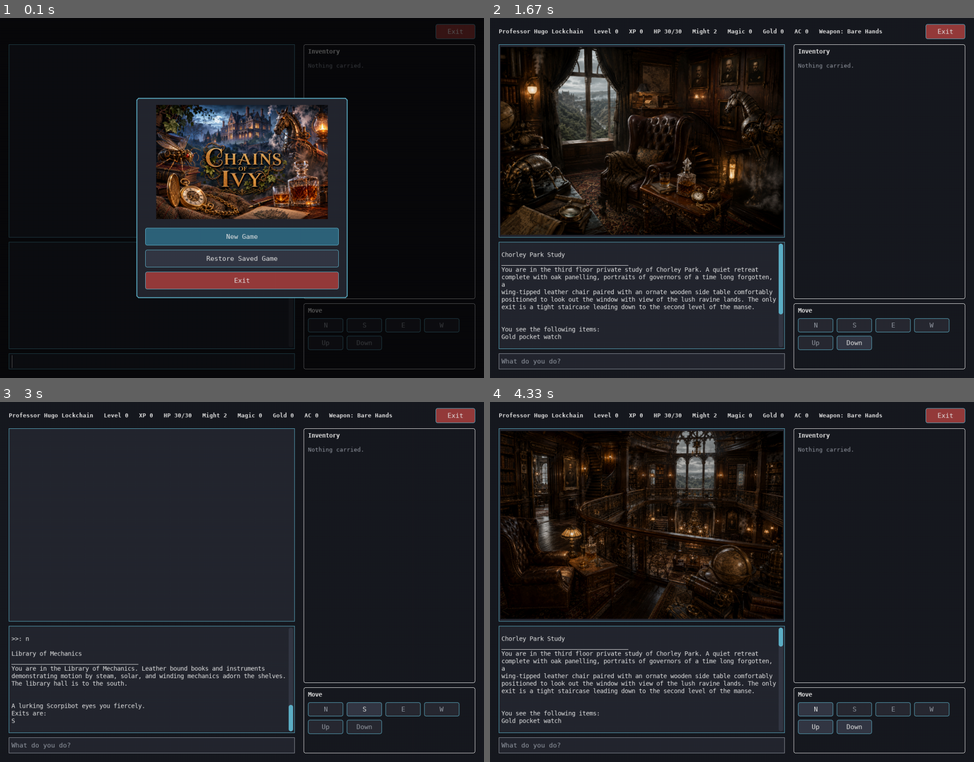
Above: before the commit, frames 1-4 (two rows, left to right).
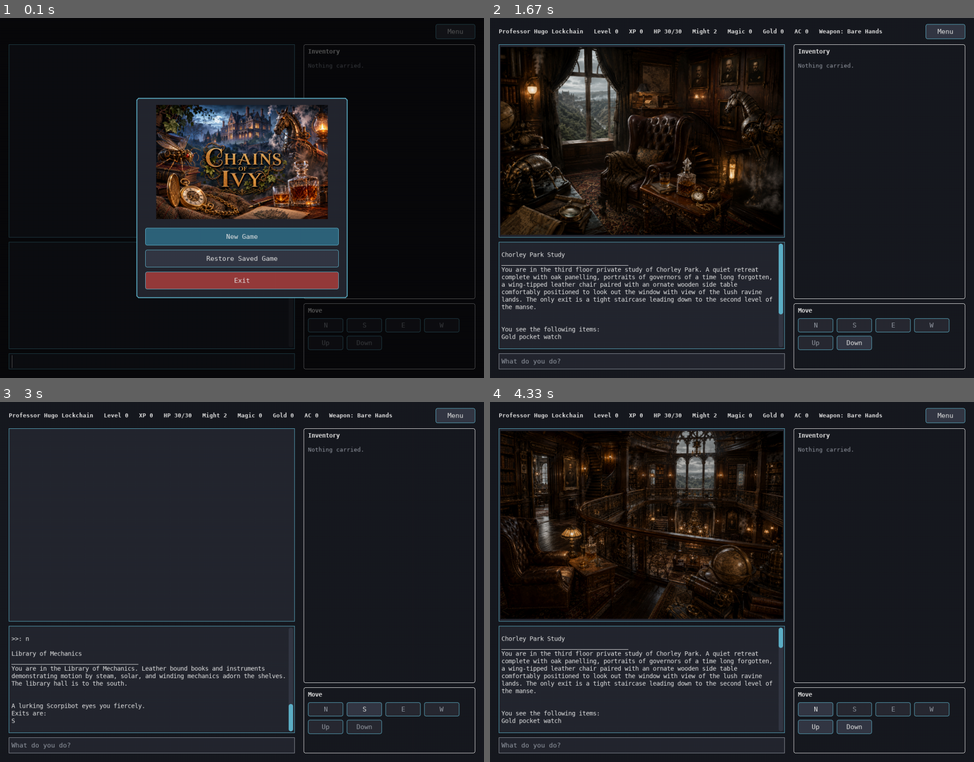
Above: after the commit, the same moments.

Repository: pkokosielis/Chains-of-Ivy
Game: pygame game, started from pygame_main.py
The game is run twice, just before and just after one commit, with the same random seed, the same clock (stepped at 60 frames per second) and the same inputs.
Inputs (mouse positions are in pixels of both pictures, inside the frame that each line leads up to):
- Up to frame 1 (0.1 s): no input
- Up to frame 2 (1.67 s): click "New Game" at 0.38 s; type "ann" at 0.67 s; tap Enter at 1 s; press the mouse at (780, 313) at 1.25 s; move the mouse to (765, 201) at 1.35 s; release the mouse at (756, 90) at 1.48 s
- Up to frame 3 (3 s): click "Down" at 2.15 s; press the mouse at (150, 744) at 2.47 s; move the mouse to (140, 729) at 2.57 s; release the mouse at (125, 718) at 2.7 s; press the mouse at (324, 708) at 2.8 s; move the mouse to (309, 578) at 2.9 s
- Up to frame 4 (4.33 s): release the mouse at (780, 448) at 3.03 s; press the mouse at (780, 679) at 3.13 s; move the mouse to (814, 596) at 3.23 s; release the mouse at (848, 513) at 3.37 s; press the mouse at (780, 679) at 3.47 s; move the mouse to (799, 614) at 3.57 s; release the mouse at (819, 553) at 3.7 s; press the mouse at (853, 708) at 3.8 s; move the mouse to (741, 700) at 3.9 s; release the mouse at (625, 693) at 4.03 s; press the mouse at (780, 722) at 4.13 s; move the mouse to (770, 603) at 4.23 s

The runs differ from the first frame. In frame 1, 0.3% of the frame differs, in the area x 90-99%, y 1-6%; in frame 2, 1.7%; in frame 3, 0.3%; in frame 4, 1.7%, in the area x 2-99%, y 1-82%.

Commit message:
Replace the admin menu with a dropdown; unify saves; fix text double-wrapping
Menu: replaces the top-right Exit button with a "Menu" dropdown
(New Game, Save Game, Load Game, Quit) via a new DropdownMenu widget in
pygame_widgets.py. New Game is a new capability - starting a fresh game
mid-session, gated behind a confirmation like restore/load already are.

Saves: removes the old unnamed single-slot save/restore mechanic
(doSave/doRestore -> game.dat/player.dat) entirely. Save Game now always
prompts for a name, pre-filled with an auto-incrementing "saved-N"
default so Enter alone works, while still being editable. Typed
"restore" is now an alias for "load", since there's only one save
mechanic now.

Text wrapping: fixes iowWrapPrint() hard-wrapping combat/quest/store
messages to 80 character columns (a leftover from when this assumed an
80-column terminal) before ScrollLog wraps the same text again at its
actual, narrower pixel width - the double-wrap routinely orphaned a
short trailing word or number onto its own line. ScrollLog already wraps
correctly by pixel width, so the pre-wrap is simply removed.

Co-Authored-By: Claude Sonnet 5 <noreply@anthropic.com>

Diff:
--- a/engine/IOwrappers.py
+++ b/engine/IOwrappers.py
@@ -18,8 +18,13 @@
 
 def iowWrapPrint(msg):
    if (viewer != None):
+      # Deliberately not hard-wrapped to a fixed column count here (that
+      # used to assume an 80-column terminal) - the viewer wraps by its
+      # own actual pixel width. Pre-wrapping to 80 columns and letting
+      # the viewer wrap *again* at a narrower width routinely orphaned a
+      # short trailing word or number onto its own line.
       dedented_text = textwrap.dedent(msg).strip()
-      iowPrint (textwrap.fill(dedented_text, 80))
+      iowPrint (dedented_text)
       iowPrint ("\n")
 
    else:
--- a/pygame_main.py
+++ b/pygame_main.py
@@ -8,6 +8,7 @@
 frontend-agnostic: everything routes through iowPrint/iowWrapPrint,
 which just needs an object exposing write(msg) - here, a ScrollLog.
 """
+import re
 import sys
 
 if (sys.version_info < (3, 8)):
@@ -18,6 +19,7 @@
 
 from pygame_widgets import (
    Button,
+   DropdownMenu,
    TextInput,
    ScrollLog,
    Modal,
@@ -169,9 +171,12 @@
 
 
 class SaveNameScreen(Modal):
-   """Prompts for a name to save the game under."""
-
-   def __init__(self):
+   """Prompts for a name to save the game under. default, when given, is
+   pre-filled into the name field (e.g. an auto-incrementing "saved.N" so
+   saving never requires typing anything, but the name can still be
+   edited first)."""
+
+   def __init__(self, default=""):
       rect = centeredRect(460, 220)
       super().__init__(rect)
       self.titleRect = pygame.Rect(rect.x + 20, rect.y + 16, rect.width - 40, 24)
@@ -180,6 +185,7 @@
 
       inputRect = (rect.x + 20, rect.y + 50, rect.width - 40, 34)
       self.nameInput = TextInput(inputRect, placeholder="e.g. before-the-boss", on_submit=self._trySubmit)
+      self.nameInput.value = default
       self.widgets.append(self.nameInput)
 
       buttonWidth = (rect.width - 60) // 2
@@ -351,8 +357,14 @@
       self.inventoryPaneRect = pygame.Rect(690, 60, 390, 580)
       self.inventoryButtons = []
 
-      self.exitButton = Button((WINDOW_WIDTH - 110, 14, 90, 34), "Exit",
-                                on_click=self.confirmExit, variant="error")
+      self.adminMenu = DropdownMenu(
+         (WINDOW_WIDTH - 110, 14, 90, 34), "Menu",
+         [
+            ("New Game", self.confirmNewGame),
+            ("Save Game", self.confirmSaveAs),
+            ("Load Game", self.confirmLoad),
+            ("Quit", self.confirmExit),
+         ])
       self.refreshDirections()
 
       self.modalStack.push(StartScreen(), self.handleStartChoice)
@@ -394,16 +406,12 @@
          self.confirmExit()
          return
 
-      if action == "restore":
-         self.confirmRestore()
-         return
-
-      if action == "load":
+      if action in ("restore", "load"):
          self.confirmLoad()
          return
 
       if action == "save":
-         self.confirmSave()
+         self.confirmSaveAs()
          return
 
       if action == "talk":
@@ -535,7 +543,7 @@
 
          self.modalStack.push(PostSaveScreen(), handle_continue)
 
-      self.modalStack.push(SaveNameScreen(), handle_name)
+      self.modalStack.push(SaveNameScreen(default=self.nextDefaultSaveName()), handle_name)
 
    def confirmLoad(self):
       def handle_pick(name):
@@ -559,28 +567,41 @@
 
       self.modalStack.push(LoadPickerScreen(self.nextAction.listNamedSaves()), handle_pick)
 
-   def confirmRestore(self):
+   def nextDefaultSaveName(self):
+      """Suggests the next "saved-N" name that isn't already taken, so
+      Save Game never requires typing anything - just Enter - while still
+      letting the name be edited first. Uses a hyphen rather than a dot
+      since sanitizeSaveName() strips dots - a dot-based default would
+      silently turn into "saved1" on disk, no longer matching what was
+      shown or what this method looks for next time."""
+      existingNumbers = []
+      for name in self.nextAction.listNamedSaves():
+         match = re.match(r"^saved-(\d+)$", name)
+         if match:
+            existingNumbers.append(int(match.group(1)))
+      return "saved-" + str(max(existingNumbers, default=0) + 1)
+
+   def confirmSaveAs(self):
+      def handle_name(name):
+         if not name:
+            iowPrint("save is cancelled.")
+            return
+         self.trySave(self.nextAction.doNamedSave, self.currentRoom, self.player, name)
+
+      self.modalStack.push(SaveNameScreen(default=self.nextDefaultSaveName()), handle_name)
+
+   def confirmNewGame(self):
       def handle_response(confirmed):
          if confirmed:
-            restored = self.tryRestore(self.nextAction.doRestore, self.currentRoom, self.player)
-            if restored is not None:
-               self.currentRoom, self.player = restored
-            self.refreshUI()
+            iowPrint("You feel your soul yanked back into your body. A new adventure begins!\n")
+            self.startNewGame()
+            self.finishStartup()
          else:
-            iowPrint("restore is cancelled.")
+            iowPrint("new game is cancelled.")
 
       self.modalStack.push(
-         ConfirmScreen("Are you sure you want to restore the last saved game?\nCurrent progress will be lost."),
+         ConfirmScreen("Are you sure you want to start a new game?\nCurrent progress will be lost."),
          handle_response)
-
-   def confirmSave(self):
-      def handle_response(confirmed):
-         if confirmed:
-            self.trySave(self.nextAction.doSave, self.currentRoom, self.player)
-         else:
-            iowPrint("save is cancelled.")
-
-      self.modalStack.push(ConfirmScreen("Are you sure you want to save the current game?"), handle_response)
 
    def getPendingQuestNpc(self):
       if not self.currentRoom or not self.currentRoom.npc:
@@ -683,9 +704,9 @@
          + "   Weapon: " + weaponName
       )
       # Wraps (rather than a fixed single-line blit) since this can run
-      # longer than the space left before the Exit button - e.g. a long
-      # weapon name - and the whole top bar (y 0-60) is reserved for it.
-      statsRect = pygame.Rect(20, 4, self.exitButton.rect.x - 30, 52)
+      # longer than the space left before the admin menu button - e.g. a
+      # long weapon name - and the whole top bar (y 0-60) is reserved for it.
+      statsRect = pygame.Rect(20, 4, self.adminMenu.toggleButton.rect.x - 30, 52)
       drawWrappedText(self.screen, statsText, statsRect, getFont(13, bold=True), COLOR_TEXT, align="left")
 
    def drawRoomImagePane(self):
@@ -732,12 +753,15 @@
    def draw(self):
       self.screen.fill(COLOR_BACKGROUND)
       self.drawStatsBar()
-      self.exitButton.draw(self.screen)
       self.drawRoomImagePane()
       self.log.draw(self.screen)
       self.commandInput.draw(self.screen)
       self.drawInventoryPane()
       self.drawDirectionPane()
+      # Drawn last (and handled first, below) so its dropdown panel - when
+      # open - visually sits on top of, and captures clicks before, the
+      # rest of the main screen.
+      self.adminMenu.draw(self.screen)
       self.modalStack.draw(self.screen)
       pygame.display.flip()
 
@@ -750,7 +774,9 @@
          self.modalStack.handle_event(event)
          return
 
-      self.exitButton.handle_event(event)
+      if self.adminMenu.handle_event(event):
+         return
+
       self.commandInput.handle_event(event)
       self.log.handle_event(event)
       for button in self.directionButtons.values():
--- a/pygame_widgets.py
+++ b/pygame_widgets.py
@@ -119,6 +119,80 @@
       surface.set_clip(previousClip)
 
 
+class DropdownMenu:
+   """A toggle button that opens a small right-aligned list of item
+   buttons below it - for a handful of admin actions (new game, save,
+   restore, quit) that don't warrant a full dialog of their own to pick
+   between. Unlike Modal, this doesn't dim the screen or block input to
+   the rest of the app; it just closes itself on an outside click, an
+   item click, or Escape."""
+
+   ITEM_HEIGHT = 32
+   ITEM_GAP = 4
+
+   def __init__(self, rect, label, items):
+      """items is a list of (item_label, callback) pairs."""
+      self.toggleButton = Button(rect, label, on_click=self._toggle)
+      self.open = False
+      self.itemButtons = []
+
+      font = getFont(15)
+      width = max(self.toggleButton.rect.width,
+                  max(font.size(itemLabel)[0] for itemLabel, _cb in items) + 24)
+      x = self.toggleButton.rect.right - width
+      y = self.toggleButton.rect.bottom + DropdownMenu.ITEM_GAP
+      for itemLabel, callback in items:
+         itemRect = (x, y, width, DropdownMenu.ITEM_HEIGHT)
+         self.itemButtons.append(Button(itemRect, itemLabel, on_click=self._pick(callback)))
+         y += DropdownMenu.ITEM_HEIGHT + DropdownMenu.ITEM_GAP
+
+   def _toggle(self):
+      self.open = not self.open
+
+   def _pick(self, callback):
+      def onClick():
+         self.open = False
+         callback()
+      return onClick
+
+   def _panelRect(self):
+      panel = self.itemButtons[0].rect.unionall([b.rect for b in self.itemButtons[1:]])
+      return panel.inflate(8, 8)
+
+   def handle_event(self, event):
+      if self.toggleButton.handle_event(event):
+         return True
+
+      if not self.open:
+         return False
+
+      if event.type == pygame.KEYDOWN and event.key == pygame.K_ESCAPE:
+         self.open = False
+         return True
+
+      for button in self.itemButtons:
+         if button.handle_event(event):
+            return True
+
+      if event.type == pygame.MOUSEBUTTONDOWN and event.button == 1:
+         # Swallow the click either way: inside the panel but not on a
+         # button, or fully outside it - neither should reach whatever's
+         # drawn underneath.
+         self.open = False
+         return True
+
+      return False
+
+   def draw(self, surface):
+      self.toggleButton.draw(surface)
+      if not self.open:
+         return
+      pygame.draw.rect(surface, COLOR_SURFACE, self._panelRect(), border_radius=4)
+      pygame.draw.rect(surface, COLOR_ACCENT, self._panelRect(), width=1, border_radius=4)
+      for button in self.itemButtons:
+         button.draw(surface)
+
+
 class TextInput:
    """A single-line text box. Enter (or an explicit submit) calls
    on_submit(value) and clears the field."""
--- a/tests/test_pygame_main_smoke.py
+++ b/tests/test_pygame_main_smoke.py
@@ -13,7 +13,10 @@
 os.environ.setdefault("SDL_VIDEODRIVER", "dummy")
 os.environ.setdefault("SDL_AUDIODRIVER", "dummy")
 
+import pygame
+
 from engine.Item import Item
+from engine.Monster import Monster
 from engine.NPC import NPC
 from engine.Room import Room
 from engine.StoreKeeper import StoreKeeper
@@ -210,37 +213,64 @@
 
 
 # -- Save / restore / load / quit -------------------------------------------
-
-def test_pygame_save_shows_dialog_and_no_cancels():
+#
+# Save Game and Load Game are the only save mechanic - there's no separate
+# unnamed quick-save slot. "save" always prompts for a name (pre-filled
+# with an auto-incrementing "saved-N" default so Enter alone works), and
+# both "restore" and "load" open the same named-save picker.
+
+def test_pygame_save_shows_prefilled_name_dialog_and_cancel_skips_it():
    app = ChainsOfIvyPygameApp()
    _startNewGame(app)
    app.handleCommand("save")
-   assert isinstance(app.modalStack.top, ConfirmScreen)
-   app.modalStack.top.widgets[1].on_click()  # No
-   assert not app.modalStack.active
-
-
-def test_pygame_save_confirmed_writes_files(tmp_path, monkeypatch):
+   top = app.modalStack.top
+   assert isinstance(top, SaveNameScreen)
+   assert top.nameInput.value == "saved-1"
+
+   top.widgets[2].on_click()  # Cancel
+   assert not app.modalStack.active
+   assert app.nextAction.listNamedSaves() == []
+
+
+def test_pygame_save_confirmed_writes_named_file(tmp_path, monkeypatch):
    monkeypatch.chdir(tmp_path)
    app = ChainsOfIvyPygameApp()
    _startNewGame(app)
    app.handleCommand("save")
-   app.modalStack.top.widgets[0].on_click()  # Yes
-   assert (tmp_path / "game.dat").exists()
-   assert (tmp_path / "player.dat").exists()
-
-
-def test_pygame_restore_confirmed_loads_saved_game(tmp_path, monkeypatch):
-   monkeypatch.chdir(tmp_path)
-   app = ChainsOfIvyPygameApp()
-   _startNewGame(app)
+   app.modalStack.top.widgets[1].on_click()  # Save, using the prefilled name
+   assert (tmp_path / "saves" / "saved-1.dat").exists()
+
+
+def test_pygame_save_default_name_increments_and_ignores_custom_names(tmp_path, monkeypatch):
+   monkeypatch.chdir(tmp_path)
+   app = ChainsOfIvyPygameApp()
+   _startNewGame(app)
+
    app.handleCommand("save")
-   app.modalStack.top.widgets[0].on_click()
+   app.modalStack.top.widgets[1].on_click()  # -> saved-1
+   app.handleCommand("save")
+   assert app.modalStack.top.nameInput.value == "saved-2"
+   app.modalStack.top.widgets[1].on_click()  # -> saved-2
+
+   app.nextAction.doNamedSave(app.currentRoom, app.player, "before-boss")
+
+   app.handleCommand("save")
+   assert app.modalStack.top.nameInput.value == "saved-3"
+
+
+def test_pygame_restore_and_load_commands_both_open_the_named_picker(tmp_path, monkeypatch):
+   monkeypatch.chdir(tmp_path)
+   app = ChainsOfIvyPygameApp()
+   _startNewGame(app)
+   app.handleCommand("save")
+   app.modalStack.top.widgets[1].on_click()  # -> saved-1
 
    app.onDirectionClick("d")
    assert app.currentRoom.getTitle() == "Chorley Park Library Hall"
 
    app.handleCommand("restore")
+   assert isinstance(app.modalStack.top, LoadPickerScreen)
+   app.modalStack.top.widgets[0].on_click()  # pick "saved-1"
    assert isinstance(app.modalStack.top, ConfirmScreen)
    app.modalStack.top.widgets[0].on_click()  # Yes
 
@@ -265,11 +295,93 @@
    assert app.running is False
 
 
-def test_pygame_exit_button_opens_same_exit_dialog_as_typed_quit():
-   app = ChainsOfIvyPygameApp()
-   _startNewGame(app)
-   app.exitButton.on_click()
+def _clickMenuItem(app, label):
+   app.adminMenu.toggleButton.on_click()
+   button = next(b for b in app.adminMenu.itemButtons if b.label == label)
+   button.on_click()
+
+
+def test_pygame_admin_menu_quit_opens_same_exit_dialog_as_typed_quit():
+   app = ChainsOfIvyPygameApp()
+   _startNewGame(app)
+   _clickMenuItem(app, "Quit")
    assert isinstance(app.modalStack.top, ExitScreen)
+
+
+def test_pygame_admin_menu_toggle_opens_and_closes():
+   app = ChainsOfIvyPygameApp()
+   _startNewGame(app)
+   assert app.adminMenu.open is False
+
+   app.adminMenu.toggleButton.on_click()
+   assert app.adminMenu.open is True
+
+   app.adminMenu.toggleButton.on_click()
+   assert app.adminMenu.open is False
+
+
+def test_pygame_admin_menu_outside_click_closes_without_side_effects():
+   app = ChainsOfIvyPygameApp()
+   _startNewGame(app)
+   app.adminMenu.toggleButton.on_click()
+   assert app.adminMenu.open is True
+
+   outsideClick = pygame.event.Event(pygame.MOUSEBUTTONDOWN, button=1, pos=(20, 20))
+   consumed = app.adminMenu.handle_event(outsideClick)
+
+   assert consumed is True
+   assert app.adminMenu.open is False
+   assert not app.modalStack.active
+
+
+def test_pygame_admin_menu_has_no_separate_restore_item():
+   app = ChainsOfIvyPygameApp()
+   _startNewGame(app)
+   labels = [b.label for b in app.adminMenu.itemButtons]
+   assert labels == ["New Game", "Save Game", "Load Game", "Quit"]
+
+
+def test_pygame_admin_menu_save_and_load_open_expected_dialogs():
+   app = ChainsOfIvyPygameApp()
+   _startNewGame(app)
+
+   _clickMenuItem(app, "Save Game")
+   assert isinstance(app.modalStack.top, SaveNameScreen)
+   assert app.modalStack.top.nameInput.value == "saved-1"
+   app.modalStack.top.widgets[2].on_click()  # Cancel, close it
+   assert not app.modalStack.active
+
+   _clickMenuItem(app, "Load Game")
+   assert isinstance(app.modalStack.top, LoadPickerScreen)
+
+
+def test_pygame_admin_menu_new_game_shows_dialog_and_no_cancels():
+   app = ChainsOfIvyPygameApp()
+   _startNewGame(app)
+   app.onDirectionClick("d")
+   roomBeforeCancel = app.currentRoom.getTitle()
+
+   _clickMenuItem(app, "New Game")
+   assert isinstance(app.modalStack.top, ConfirmScreen)
+   app.modalStack.top.widgets[1].on_click()  # No
+
+   assert not app.modalStack.active
+   assert app.currentRoom.getTitle() == roomBeforeCancel
+
+
+def test_pygame_admin_menu_new_game_confirmed_resets_state():
+   app = ChainsOfIvyPygameApp()
+   _startNewGame(app)
+   app.handleCommand("take all")
+   app.onDirectionClick("d")
+   assert app.player.inventory  # something to lose
+
+   _clickMenuItem(app, "New Game")
+   app.modalStack.top.widgets[0].on_click()  # Yes
+
+   assert not app.modalStack.active
+   assert app.player.inventory == []
+   assert app.currentRoom.getTitle() == "Chorley Park Study"
 
 
 def test_pygame_quit_save_game_prompts_name_then_continue_keeps_playing(tmp_path, monkeypatch):
@@ -537,3 +649,30 @@
 
    app.handleCommand("buy Test Tonic")
    assert not app.modalStack.active
+
+
+# -- Text wrapping ------------------------------------------------------------
+
+def test_pygame_attack_messages_do_not_leave_orphan_short_lines():
+   """Regression test: iowWrapPrint used to hard-wrap combat messages to
+   80 character columns, and ScrollLog then re-wrapped that at the
+   panel's actual (narrower) pixel width, routinely leaving a short
+   trailing word or number alone on its own line."""
+   app = ChainsOfIvyPygameApp()
+   _startNewGame(app)
+
+   room = Room(997, "Test Arena", "A room for testing combat.", 0, [])
+   monster = Monster(
+      ["A ferociously snarling three-headed hound", 500, 3, "snaps viciously", 10, None, 5])
+   room.addMonsterToRoom(monster)
+   app.currentRoom = room
+
+   # Direction letters ("D" etc) legitimately print one-per-line, so only
+   # inspect lines produced by the attacks themselves, not the exits list
+   # from the starting room's earlier display.
+   linesBeforeCombat = len(app.log._lines)
+   for _ in range(5):
+      app.handleCommand("attack")
+
+   orphanLines = [line for line in app.log._lines[linesBeforeCombat:] if 0 < len(line) <= 3]
+   assert orphanLines == []
